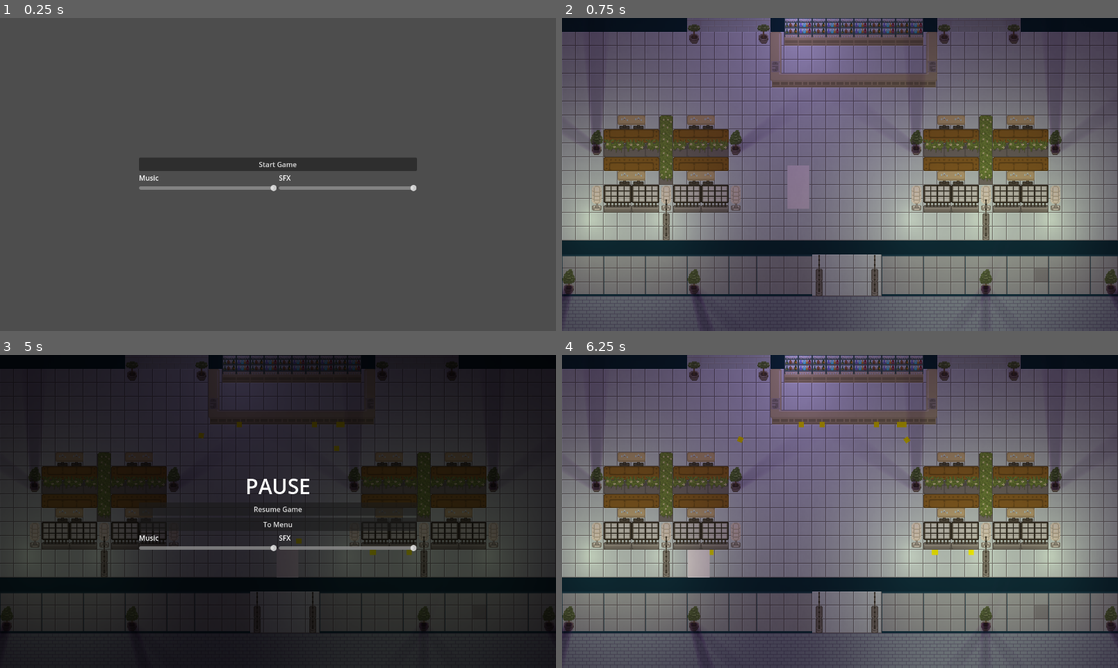
Above: before the commit, frames 1-4 (two rows, left to right).
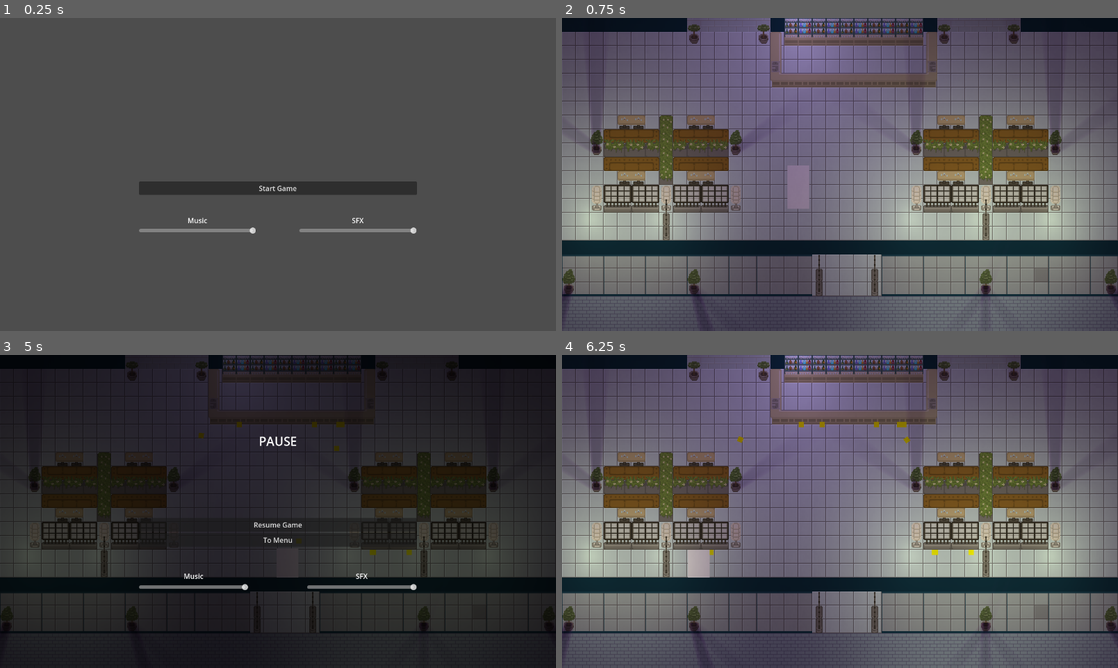
Above: after the commit, the same moments.

Repository: KDing0/GGJGodot
Game: Godot game, scene res://Misc/GameManager.tscn
Two runs of this game, one before a commit and one after it. Both use one fixed random seed, a clock stepped at 60 frames per second and the inputs below.
Inputs (mouse positions are in pixels of both pictures, inside the frame that each line leads up to):
- Up to frame 1 (0.25 s): no input
- Up to frame 2 (0.75 s): click "Start Game" at 0.5 s
- Up to frame 3 (5 s): tap Enter at 1.25, 3.5 s; move the mouse to (400, 495) at 1.27 s; press the mouse at (400, 495) at 1.28 s; hold Right (ui_right) 1.28-2.03 s; move the mouse to (166, 527) at 2.02 s; release the mouse at (166, 527) at 2.03 s; hold Down (ui_down) 2.03-2.78 s; click (166, 527) at 2.1 s; tap Space at 2.75, 4.25 s; move the mouse to (333, 442) at 2.77 s; press the mouse at (333, 442) at 2.78 s; hold Right (ui_right) 2.78-3.53 s; move the mouse to (250, 574) at 3.52 s; release the mouse at (250, 574) at 3.53 s; hold Up (ui_up) 3.53-4.28 s; click (250, 574) at 3.6 s; move the mouse to (444, 558) at 4.27 s; press the mouse at (444, 558) at 4.28 s; hold Left (ui_left) from 4.28 s (still down); tap Escape (pause_game) at 4.9 s
- Up to frame 4 (6.25 s): move the mouse to (673, 464) at 5.02 s; release the mouse at (673, 464) at 5.03 s; click (673, 464) at 5.1 s; release Left (ui_left) at 5.75 s; click "Resume Game" at 5.75 s

The runs differ from the first frame. In frame 1, 4.8% of the frame differs, in the area x 25-75%, y 44-69%; in frame 2, nothing differs; in frame 3, 1.8%; in frame 4, nothing differs.
Error in both runs: Invalid call. Nonexistent function 'get_collision_layer' in base 'TileMap'. (res://Bullets/Bullet.gd:10)

Commit message:
implemented new menu style

Diff:
--- /dev/null
+++ b/src/Assets/UI/theme.tres
@@ -0,0 +1,94 @@
+[gd_resource type="Theme" load_steps=17 format=3 uid="uid://d0u5mofsrkc7b"]
+
+[ext_resource type="FontFile" uid="uid://bpl53d6glw1xb" path="res://Assets/UI/Font/04B_30__.TTF" id="1_ueh2x"]
+[ext_resource type="Texture2D" uid="uid://cewm16sltjxvk" path="res://Assets/UI/button_start.png" id="2_dou8n"]
+[ext_resource type="Texture2D" uid="uid://it0cyde6xbj7" path="res://Assets/UI/button_hovered.png" id="2_wymee"]
+[ext_resource type="Texture2D" uid="uid://cbjo1k2qcdg3c" path="res://Assets/UI/button_normal.png" id="3_l3678"]
+[ext_resource type="Texture2D" uid="uid://3j68xh2r0jst" path="res://Assets/UI/button_pressed.png" id="4_pob7s"]
+[ext_resource type="Texture2D" uid="uid://dufejyspisco" path="res://Assets/UI/slider_handle.png" id="5_kir3q"]
+[ext_resource type="Texture2D" uid="uid://b6pt8wt1c44i1" path="res://Assets/UI/slider_bar_empty.png" id="6_1envu"]
+[ext_resource type="Texture2D" uid="uid://dsov6a6akyksc" path="res://Assets/UI/slider_handle_highlight.png" id="6_dk82g"]
+[ext_resource type="Texture2D" uid="uid://ch1e5h5s5empw" path="res://Assets/UI/slider_bar_full.png" id="7_o4otf"]
+
+[sub_resource type="StyleBoxTexture" id="StyleBoxTexture_x0eit"]
+texture = ExtResource("2_wymee")
+texture_margin_left = 15.0
+texture_margin_top = 15.0
+texture_margin_right = 15.0
+texture_margin_bottom = 15.0
+
+[sub_resource type="StyleBoxTexture" id="StyleBoxTexture_hya88"]
+texture = ExtResource("3_l3678")
+texture_margin_left = 15.0
+texture_margin_top = 15.0
+texture_margin_right = 15.0
+texture_margin_bottom = 15.0
+
+[sub_resource type="StyleBoxTexture" id="StyleBoxTexture_x24qy"]
+texture = ExtResource("4_pob7s")
+texture_margin_left = 15.0
+texture_margin_top = 15.0
+texture_margin_right = 15.0
+texture_margin_bottom = 15.0
+
+[sub_resource type="StyleBoxTexture" id="StyleBoxTexture_3j2h7"]
+texture = ExtResource("7_o4otf")
+texture_margin_left = 2.0
+texture_margin_top = 2.0
+texture_margin_right = 2.0
+texture_margin_bottom = 2.0
+expand_margin_top = 8.0
+expand_margin_bottom = 8.0
+
+[sub_resource type="StyleBoxTexture" id="StyleBoxTexture_3uoae"]
+texture = ExtResource("7_o4otf")
+texture_margin_left = 2.0
+texture_margin_top = 2.0
+texture_margin_right = 2.0
+texture_margin_bottom = 2.0
+expand_margin_top = 10.0
+expand_margin_bottom = 10.0
+
+[sub_resource type="StyleBoxTexture" id="StyleBoxTexture_3clxs"]
+texture = ExtResource("6_1envu")
+texture_margin_left = 2.0
+texture_margin_top = 2.0
+texture_margin_right = 2.0
+texture_margin_bottom = 2.0
+expand_margin_top = 10.0
+expand_margin_bottom = 10.0
+
+[sub_resource type="StyleBoxTexture" id="StyleBoxTexture_1vso5"]
+texture = ExtResource("2_dou8n")
+texture_margin_left = 10.0
+texture_margin_top = 10.0
+texture_margin_right = 10.0
+texture_margin_bottom = 10.0
+
+[resource]
+Button/colors/font_color = Color(0.67451, 0.168627, 0.32549, 1)
+Button/colors/font_hover_color = Color(0.580392, 0.0941176, 0.207843, 1)
+Button/colors/font_outline_color = Color(0.905882, 0.713726, 0.819608, 1)
+Button/constants/outline_size = 4
+Button/font_sizes/font_size = 48
+Button/fonts/font = ExtResource("1_ueh2x")
+Button/styles/hover = SubResource("StyleBoxTexture_x0eit")
+Button/styles/normal = SubResource("StyleBoxTexture_hya88")
+Button/styles/pressed = SubResource("StyleBoxTexture_x24qy")
+HSlider/icons/grabber = ExtResource("5_kir3q")
+HSlider/icons/grabber_highlight = ExtResource("6_dk82g")
+HSlider/styles/grabber_area = SubResource("StyleBoxTexture_3j2h7")
+HSlider/styles/grabber_area_highlight = SubResource("StyleBoxTexture_3uoae")
+HSlider/styles/slider = SubResource("StyleBoxTexture_3clxs")
+HeaderLarge/base_type = &"Label"
+HeaderLarge/colors/font_color = Color(1, 1, 1, 1)
+HeaderLarge/colors/font_outline_color = Color(0.447059, 0.152941, 0.282353, 1)
+HeaderLarge/colors/font_shadow_color = Color(0.447059, 0.152941, 0.282353, 0.32549)
+HeaderLarge/font_sizes/font_size = 128
+Label/colors/font_color = Color(0.447059, 0.152941, 0.282353, 1)
+Label/colors/font_outline_color = Color(0.945098, 0.686275, 0.8, 1)
+Label/colors/font_shadow_color = Color(0.360784, 0.25098, 0.458824, 0.196078)
+Label/constants/outline_size = 5
+Label/font_sizes/font_size = 32
+Label/fonts/font = ExtResource("1_ueh2x")
+PanelContainer/styles/panel = SubResource("StyleBoxTexture_1vso5")
--- a/src/Misc/MainMenu.tscn
+++ b/src/Misc/MainMenu.tscn
@@ -1,6 +1,7 @@
-[gd_scene load_steps=2 format=3 uid="uid://by7lohsb5qfwj"]
+[gd_scene load_steps=3 format=3 uid="uid://by7lohsb5qfwj"]
 
 [ext_resource type="Script" path="res://Misc/MainMenu.gd" id="1_av7h0"]
+[ext_resource type="Theme" uid="uid://d0u5mofsrkc7b" path="res://Assets/UI/theme.tres" id="2_yt4kf"]
 
 [node name="UI_MainMenu" type="CanvasLayer"]
 script = ExtResource("1_av7h0")
@@ -16,47 +17,84 @@
 
 [node name="VBoxContainer" type="VBoxContainer" parent="MarginContainer"]
 layout_mode = 2
-size_flags_vertical = 4
 alignment = 1
+
+[node name="HSeparator2" type="HSeparator" parent="MarginContainer/VBoxContainer"]
+modulate = Color(1, 1, 1, 0)
+layout_mode = 2
+size_flags_vertical = 3
+size_flags_stretch_ratio = 15.0
 
 [node name="StartGame_Btn" type="Button" parent="MarginContainer/VBoxContainer"]
 layout_mode = 2
+size_flags_vertical = 3
+theme = ExtResource("2_yt4kf")
+keep_pressed_outside = true
 text = "Start Game"
+icon_alignment = 1
+
+[node name="HSeparator" type="HSeparator" parent="MarginContainer/VBoxContainer"]
+modulate = Color(1, 1, 1, 0)
+layout_mode = 2
+size_flags_vertical = 3
+size_flags_stretch_ratio = 3.0
 
 [node name="HBoxContainer" type="HBoxContainer" parent="MarginContainer/VBoxContainer"]
 layout_mode = 2
+size_flags_vertical = 3
 alignment = 1
 
 [node name="HBoxContainer" type="VBoxContainer" parent="MarginContainer/VBoxContainer/HBoxContainer"]
 layout_mode = 2
 size_flags_horizontal = 3
+size_flags_stretch_ratio = 3.0
 alignment = 1
 
 [node name="Label_Music" type="Label" parent="MarginContainer/VBoxContainer/HBoxContainer/HBoxContainer"]
 layout_mode = 2
+theme = ExtResource("2_yt4kf")
 text = "Music"
+horizontal_alignment = 1
+vertical_alignment = 2
 
 [node name="Slider_Music" type="HSlider" parent="MarginContainer/VBoxContainer/HBoxContainer/HBoxContainer"]
 layout_mode = 2
+theme = ExtResource("2_yt4kf")
 max_value = 1.0
 step = 0.01
 value = 1.0
 
+[node name="VSeparator" type="VSeparator" parent="MarginContainer/VBoxContainer/HBoxContainer"]
+modulate = Color(1, 1, 1, 0)
+layout_mode = 2
+size_flags_horizontal = 3
+
 [node name="HBoxContainer2" type="VBoxContainer" parent="MarginContainer/VBoxContainer/HBoxContainer"]
 layout_mode = 2
 size_flags_horizontal = 3
+size_flags_stretch_ratio = 3.0
 alignment = 1
 
 [node name="Label_SFX" type="Label" parent="MarginContainer/VBoxContainer/HBoxContainer/HBoxContainer2"]
 layout_mode = 2
+theme = ExtResource("2_yt4kf")
 text = "SFX"
+horizontal_alignment = 1
+vertical_alignment = 2
 
 [node name="Slider_SFX" type="HSlider" parent="MarginContainer/VBoxContainer/HBoxContainer/HBoxContainer2"]
 layout_mode = 2
+theme = ExtResource("2_yt4kf")
 max_value = 1.0
 step = 0.01
 value = 1.0
 
+[node name="HSeparator3" type="HSeparator" parent="MarginContainer/VBoxContainer"]
+modulate = Color(1, 1, 1, 0)
+layout_mode = 2
+size_flags_vertical = 3
+size_flags_stretch_ratio = 3.0
+
 [connection signal="pressed" from="MarginContainer/VBoxContainer/StartGame_Btn" to="." method="_on_start_game_btn_pressed"]
 [connection signal="value_changed" from="MarginContainer/VBoxContainer/HBoxContainer/HBoxContainer/Slider_Music" to="." method="_on_slider_music_value_changed"]
 [connection signal="value_changed" from="MarginContainer/VBoxContainer/HBoxContainer/HBoxContainer2/Slider_SFX" to="." method="_on_slider_sfx_value_changed"]
--- a/src/Misc/PauseMenu.tscn
+++ b/src/Misc/PauseMenu.tscn
@@ -1,9 +1,7 @@
 [gd_scene load_steps=3 format=3 uid="uid://cat8if8m4os4a"]
 
 [ext_resource type="Script" path="res://Misc/PauseMenu.gd" id="1_wdk6q"]
-
-[sub_resource type="LabelSettings" id="LabelSettings_sbbkr"]
-font_size = 48
+[ext_resource type="Theme" uid="uid://d0u5mofsrkc7b" path="res://Assets/UI/theme.tres" id="2_oub0h"]
 
 [node name="UI_PauseMenu" type="CanvasLayer"]
 script = ExtResource("1_wdk6q")
@@ -33,47 +31,80 @@
 
 [node name="Label" type="Label" parent="MarginContainer/VBoxContainer"]
 layout_mode = 2
+size_flags_vertical = 6
+theme = ExtResource("2_oub0h")
+theme_type_variation = &"HeaderLarge"
 text = "PAUSE"
-label_settings = SubResource("LabelSettings_sbbkr")
 horizontal_alignment = 1
 vertical_alignment = 1
 
+[node name="HSeparator" type="HSeparator" parent="MarginContainer/VBoxContainer"]
+modulate = Color(1, 1, 1, 0)
+layout_mode = 2
+size_flags_vertical = 3
+size_flags_stretch_ratio = 3.0
+
 [node name="Btn_ResumeGame" type="Button" parent="MarginContainer/VBoxContainer"]
 layout_mode = 2
+theme = ExtResource("2_oub0h")
 text = "Resume Game"
 
 [node name="Btn_ToMenu" type="Button" parent="MarginContainer/VBoxContainer"]
 layout_mode = 2
+theme = ExtResource("2_oub0h")
 text = "To Menu"
+
+[node name="HSeparator2" type="HSeparator" parent="MarginContainer/VBoxContainer"]
+modulate = Color(1, 1, 1, 0)
+layout_mode = 2
+size_flags_vertical = 3
 
 [node name="HBoxContainer" type="HBoxContainer" parent="MarginContainer/VBoxContainer"]
 layout_mode = 2
+size_flags_vertical = 3
 
 [node name="VBoxContainer" type="VBoxContainer" parent="MarginContainer/VBoxContainer/HBoxContainer"]
 layout_mode = 2
 size_flags_horizontal = 3
+size_flags_stretch_ratio = 2.0
 alignment = 1
 
 [node name="Label_Music" type="Label" parent="MarginContainer/VBoxContainer/HBoxContainer/VBoxContainer"]
 layout_mode = 2
+theme = ExtResource("2_oub0h")
 text = "Music"
+horizontal_alignment = 1
+vertical_alignment = 2
 
 [node name="Slider_Music" type="HSlider" parent="MarginContainer/VBoxContainer/HBoxContainer/VBoxContainer"]
 layout_mode = 2
+size_flags_vertical = 3
+theme = ExtResource("2_oub0h")
 max_value = 1.0
 step = 0.01
+
+[node name="VSeparator" type="VSeparator" parent="MarginContainer/VBoxContainer/HBoxContainer"]
+modulate = Color(1, 1, 1, 0)
+layout_mode = 2
+size_flags_horizontal = 3
 
 [node name="VBoxContainer2" type="VBoxContainer" parent="MarginContainer/VBoxContainer/HBoxContainer"]
 layout_mode = 2
 size_flags_horizontal = 3
+size_flags_stretch_ratio = 2.0
 alignment = 1
 
 [node name="Label_SFX" type="Label" parent="MarginContainer/VBoxContainer/HBoxContainer/VBoxContainer2"]
 layout_mode = 2
+theme = ExtResource("2_oub0h")
 text = "SFX"
+horizontal_alignment = 1
+vertical_alignment = 2
 
 [node name="Slider_SFX" type="HSlider" parent="MarginContainer/VBoxContainer/HBoxContainer/VBoxContainer2"]
 layout_mode = 2
+size_flags_vertical = 6
+theme = ExtResource("2_oub0h")
 max_value = 1.0
 step = 0.01
 
Binary file added: src/Assets/UI/button_hovered.png
Not shown, added: src/Assets/UI/button_hovered.png.import
Binary file added: src/Assets/UI/button_normal.png
Not shown, added: src/Assets/UI/button_normal.png.import
Binary file added: src/Assets/UI/button_pressed.png
Not shown, added: src/Assets/UI/button_pressed.png.import
Binary file changed: src/Assets/UI/button_start.png
Binary file added: src/Assets/UI/slider_bar_empty.png
Not shown, added: src/Assets/UI/slider_bar_empty.png.import
Binary file added: src/Assets/UI/slider_bar_full.png
Not shown, added: src/Assets/UI/slider_bar_full.png.import
Binary file changed: src/Assets/UI/slider_handle.png
(and 2 more such lines)
